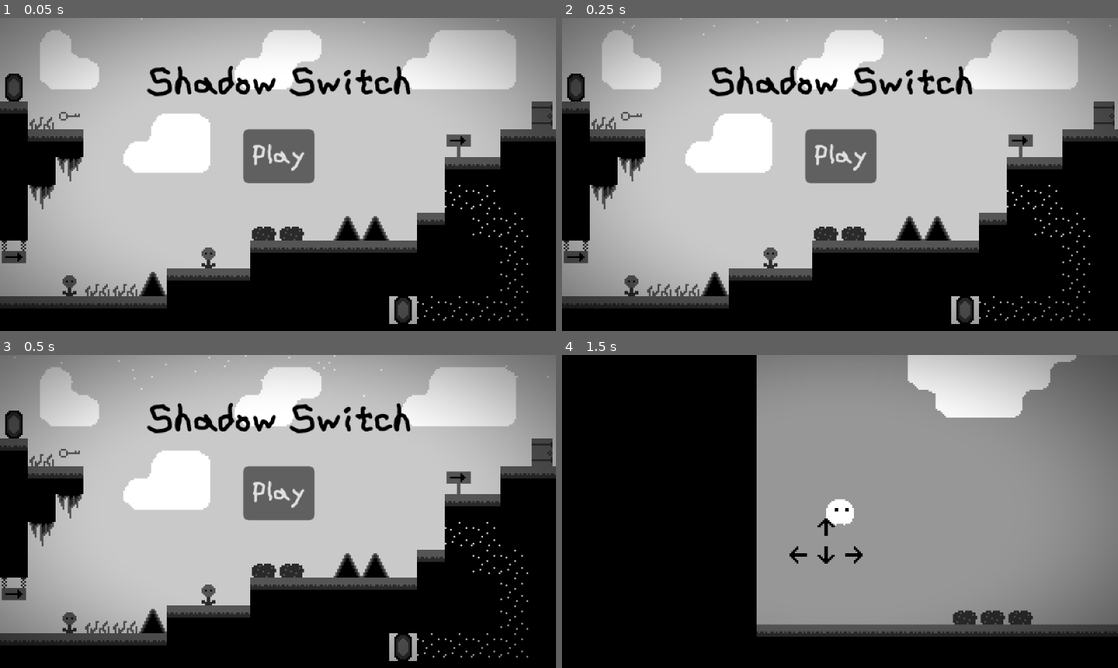
Above: before the commit, frames 1-4 (two rows, left to right).
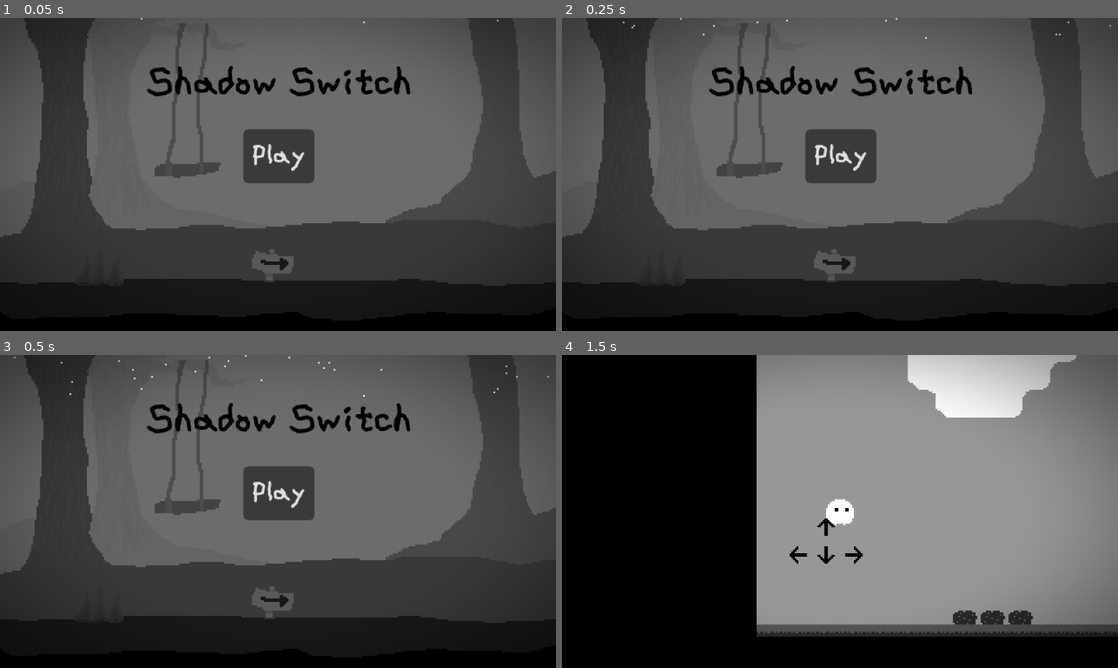
Above: after the commit, the same moments.

Repository: Shadow-Switch/Shadow-Switch
Game: Godot game, scene res://scenes/main.tscn
The game is run twice, just before and just after one commit, with the same random seed, the same clock (stepped at 60 frames per second) and the same inputs.
Inputs:
- Up to frame 1 (0.05 s): no input
- Up to frame 2 (0.25 s): no input
- Up to frame 3 (0.5 s): no input
- Up to frame 4 (1.5 s): click "Play" at 0.5 s; tap Enter (ui_accept) at 1.25 s; hold D (move_right) from 1.28 s (still down); tap X (switch_dimension) at 1.35 s

The runs differ from the first frame. In frame 1, 82% of the frame differs, in the area x 0-100%, y 0-98%; in frame 2, 82%; in frame 3, 82%; in frame 4, nothing differs.

Commit message:
한 번 해봄

Diff:
--- a/scenes/main.tscn
+++ b/scenes/main.tscn
@@ -5,7 +5,10 @@
 [ext_resource type="TileSet" uid="uid://ca2vu0irk1js2" path="res://assets/others/tile_set.tres" id="2_0wfyh"]
 [ext_resource type="Script" uid="uid://b8nqgnrtmhow5" path="res://scripts/snow_generator.gd" id="3_tbgi4"]
 [ext_resource type="Material" uid="uid://blus7j0gava6p" path="res://assets/others/vignette_shader_material.tres" id="4_jyhfs"]
+[ext_resource type="Texture2D" uid="uid://cegmfohuywsqx" path="res://assets/images/main_bg.png" id="4_o6xl0"]
 [ext_resource type="AudioStream" uid="uid://c7f5ueu6728iq" path="res://assets/sounds/shadow_of_snow.ogg" id="6_tefeu"]
+
+[sub_resource type="ConcavePolygonShape2D" id="ConcavePolygonShape2D_ygwlt"]
 
 [sub_resource type="Theme" id="Theme_2pgb6"]
 
@@ -49,9 +52,19 @@
 script = ExtResource("3_tbgi4")
 
 [node name="TileMapLayer" type="TileMapLayer" parent="." unique_id=1068689370]
+visible = false
 z_index = 1
 tile_map_data = PackedByteArray("AAAAAAoABAAAAAAAAAABAAoABAAAAAAAAAACAAoABAAAAAAAAAADAAoABAAAAAAAAAAEAAoABAAAAAAAAAAFAA …(2288 unchanged characters)…
 tile_set = ExtResource("2_0wfyh")
+
+[node name="Area2D" type="Area2D" parent="." unique_id=504282383]
+
+[node name="CollisionShape2D" type="CollisionShape2D" parent="Area2D" unique_id=65674322]
+shape = SubResource("ConcavePolygonShape2D_ygwlt")
+
+[node name="Sprite2D" type="Sprite2D" parent="Area2D" unique_id=287889212]
+texture = ExtResource("4_o6xl0")
+centered = false
 
 [node name="Button" type="Button" parent="." unique_id=1529415620]
 z_index = 1
Renamed: assets/images/New Piskel.png -> assets/images/main_bg.png
Not shown, added: assets/images/main_bg.png.import
